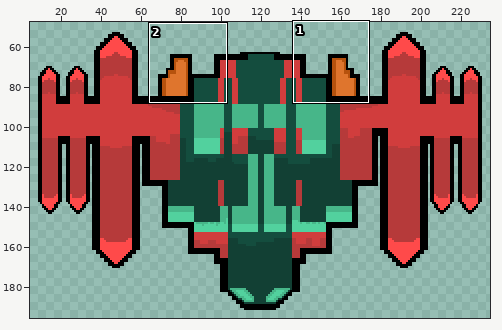
File history of a pixel-art file, Assets/Sprites/Boss.aseprite. Above, an overview of the earlier version with the close-up marked.
Close-up. Before:
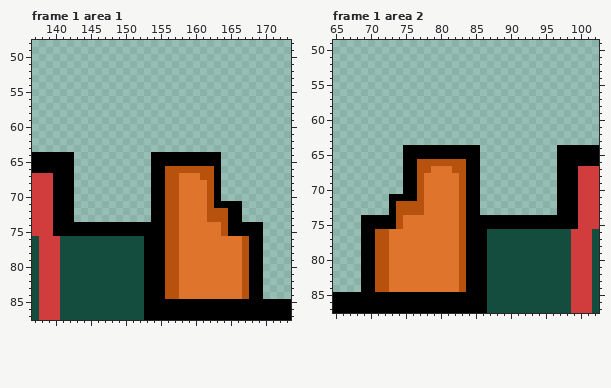
240x144 pixels, 1 frame. Shown: frame 1 area 1: x 137..173, y 48..87; frame 1 area 2: x 65..102, y 49..87. The old version is drawn lined up with the new one, on the new canvas. The wide view leaves out empty margins. The commit also changed other frames or places, which this record leaves out.
New version:
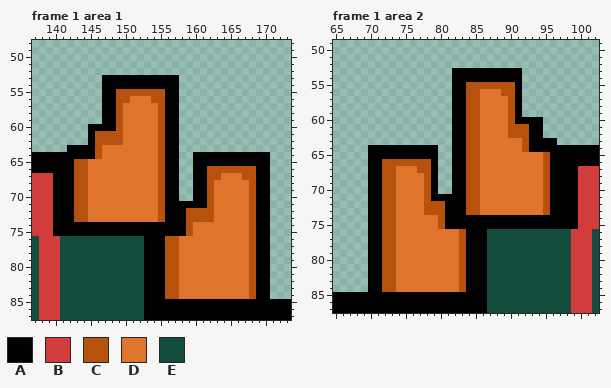
Palette (. is transparent): A #000000  B #d13d3d  C #b6520d  D #df752d  E #144d3e
From old to new:
canvas 240x144 -> 240x240, the old top-left corner now at 0,48
Changed rows in their new state; - is an unchanged pixel.
Frame 1 area 1:
first column x 142:
53 -----AAAAAAAAAAA-------------
54 -----AAAAAAAAAAA-------------
55 -----AACCCCCCCAA-------------
56 -----AACCDDDCCAA-------------
57 -----AACDDDDDCAA-------------
58 -----AACDDDDDCAA-------------
59 -----AACDDDDDCAA-------------
60 ---AAAACDDDDDCAA-------------
61 ---ACCCCDDDDDCAA-------------
62 ---ACCCCDDDDDCAA-------------
63 AAAACDDDDDDDDCAA-------------
64 -AAACDDDDDDDDC--..----AAAAAAA
65 -CCDDDDDDDDDDC--..----AAAAAAA
66 -CCDDDDDDDDDDCAA..AA-CCCCCCAA
67 -CCDDDDDDDDDDCAA..AA-CDDDCCAA
68 -CCDDDDDDDDDDCAA..AA-DDDDDCAA
69 -CCDDDDDDDDDDCAA..AA-DDDDDCAA
70 -CCDDDDDDDDDDCAA..AA-DDDDDCAA
71 -CCDDDDDDDDDDCAAAAAA-DDDDDCAA
72 -CCDDDDDDDDDDCAAACCC-DDDDDCAA
73 -CCDDDDDDDDDDCAAACCC-DDDDDCAA
74 --------------AAAC----DDDDC-A
75 --------------AAAC----DDDDC-A
76 -------------------------DC-A
77 -------------------------DC-A
78 -------------------------DC-A
79 -------------------------DC-A
80 -------------------------DC-A
81 -------------------------DC-A
82 -------------------------DC-A
83 -------------------------DC-A
84 -------------------------DC-A
Frame 1 area 2:
first column x 69:
53 -------------AAAAAAAAAA-----
54 -------------AAAAAAAAAA-----
55 -------------AACCCCCCCA-----
56 -------------AACCDDDCCA-----
57 -------------AACCDDDDCA-----
58 -------------AACCDDDDCA-----
59 -------------AACCDDDDCA-----
60 -------------AACCDDDDCAAAA--
61 -------------AACCDDDDCCCAA--
62 -------------AACCDDDDCCCAA--
63 -------------AACCDDDDDDCAAAA
64 -AAAAA-----..--CCDDDDDDCAAAA
65 -AAAAA-----..--CCDDDDDDDDDCA
66 -AACCCCC--A..AACCDDDDDDDDDCA
67 -AACCDDD--A..AACCDDDDDDDDDCA
68 -AACCDDDDCA..AACCDDDDDDDDDCA
69 -AACCDDDDCA..AACCDDDDDDDDDCA
70 -AACCDDDDCA..AACCDDDDDDDDDCA
71 -AACCDDDDCAAAAACCDDDDDDDDDCA
72 -AACCDDDDCCCAAACCDDDDDDDDDCA
73 -AACCDDDDCCCAAACCDDDDDDDDDCA
74 .--CCD-----CAAA-------------
75 .--CCD-----CAAA-------------
76 .-A-C-----------------------
77 .-A-C-----------------------
78 .-A-C-----------------------
79 .-A-C-----------------------
80 .-A-C-----------------------
81 .-A-C-----------------------
82 .-A-C-----------------------
83 .-A-C-----------------------
84 .-A-C-----------------------
Pixel boxes of the changes (left, top, right, bottom) in both close-ups:
changed: (67, 75, 270, 299)
changed: (361, 68, 557, 292)
